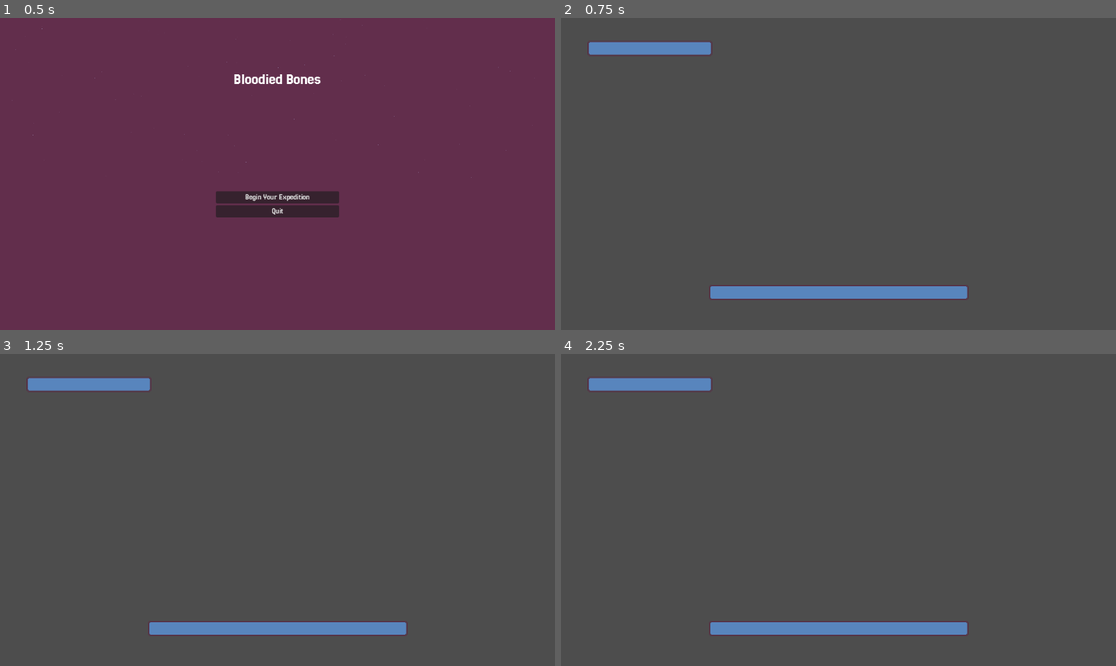
Above: before the commit, frames 1-4 (two rows, left to right).
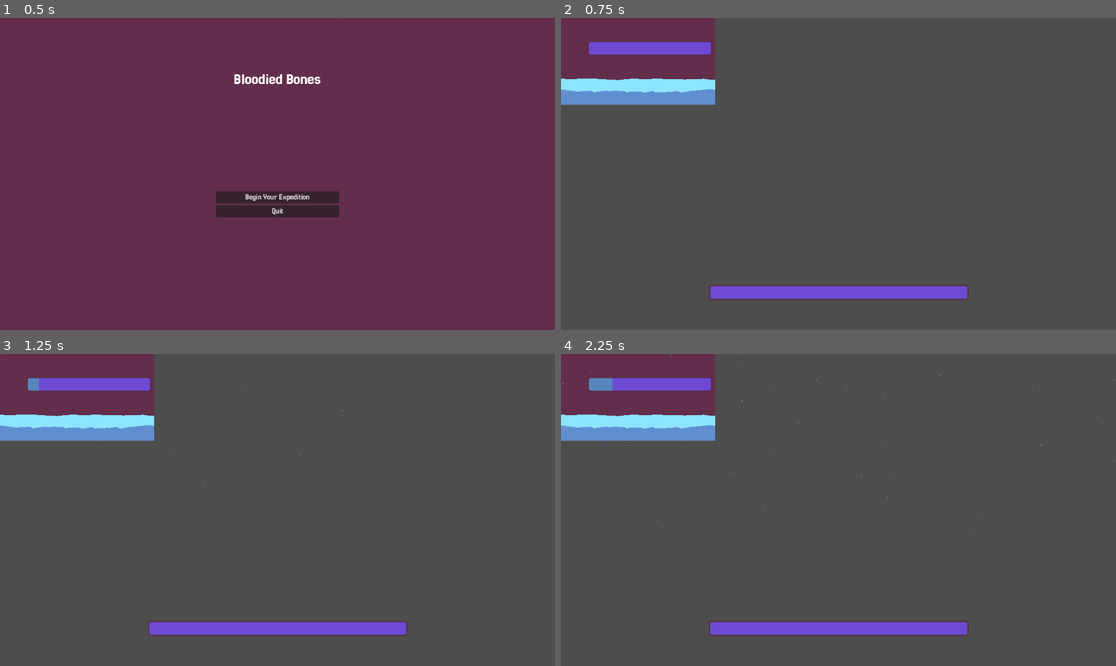
Above: after the commit, the same moments.

Repository: Mightysmallfry/BonesAndBullets
Game: Godot game, scene res://main_menu.tscn
Same seed, same stepped clock (60 frames per second), same inputs: the game is played once before the commit and once after it.
Inputs:
- Up to frame 1 (0.5 s): no input
- Up to frame 2 (0.75 s): click "Begin Your Expedition" at 0.5 s
- Up to frame 3 (1.25 s): no input
- Up to frame 4 (2.25 s): no input

Frame 1 is identical in both runs. In frame 2, 9.4% of the frame differs, in the area x 0-97%, y 0-90%; in frame 3, 9.3%; in frame 4, 9.2%.
Error before the commit: Invalid assignment of property or key 'wait_time' with value of type 'float' on a base object of type 'null instance'. (res://World/main.gd:21)

Commit message:
Bug Fixed and added an initial template for the player.

Diff:
--- a/Globals.gd
+++ b/Globals.gd
@@ -1,5 +1,4 @@
-extends Node
-
+extends Node2D
 
 @export var playerHealth: int = 100
 @export var startingBones: int = 319
@@ -11,11 +10,23 @@
 # When story event happens, pause the time until destination.
 @export var timeBetweenStoryEvents: float = 10
 
+@export var baseScreenSize: Vector2 = Vector2(1152, 648) # baseline to scale from
+@export var baseAmount: int = 1000  # particle amount at base resolution
+@export var baseScale: float = 1.0 # particle scale at base resolution
+
 var timerMaxTimes: Dictionary = { }
 
 # Called when the node enters the scene tree for the first time.
 func _ready() -> void:
 	pass # Replace with function body.
+
+func get_scale_factor() -> float:
+	var viewport_size: Vector2 = get_viewport_rect().size
+	var screenHeight: float = viewport_size.y
+	var screenWidth: float = viewport_size.x
+
+	return ((screenWidth * screenHeight) / (baseScreenSize.x * baseScreenSize.y))
+
 
 # Called every frame. 'delta' is the elapsed time since the previous frame.
 func _process(delta: float) -> void:
--- /dev/null
+++ b/Player/player.tscn
@@ -0,0 +1,164 @@
+[gd_scene load_steps=23 format=3 uid="uid://6j000qlyjlus"]
+
+[ext_resource type="Texture2D" uid="uid://bsr7r6hlxq6en" path="res://Player/knight.png" id="1_l8h54"]
+
+[sub_resource type="AtlasTexture" id="AtlasTexture_4ntmi"]
+atlas = ExtResource("1_l8h54")
+region = Rect2(0, 0, 32, 32)
+
+[sub_resource type="AtlasTexture" id="AtlasTexture_btcbx"]
+atlas = ExtResource("1_l8h54")
+region = Rect2(32, 0, 32, 32)
+
+[sub_resource type="AtlasTexture" id="AtlasTexture_gwnis"]
+atlas = ExtResource("1_l8h54")
+region = Rect2(64, 0, 32, 32)
+
+[sub_resource type="AtlasTexture" id="AtlasTexture_k53q1"]
+atlas = ExtResource("1_l8h54")
+region = Rect2(96, 0, 32, 32)
+
+[sub_resource type="AtlasTexture" id="AtlasTexture_fhl08"]
+atlas = ExtResource("1_l8h54")
+region = Rect2(0, 64, 32, 32)
+
+[sub_resource type="AtlasTexture" id="AtlasTexture_vtle1"]
+atlas = ExtResource("1_l8h54")
+region = Rect2(32, 64, 32, 32)
+
+[sub_resource type="AtlasTexture" id="AtlasTexture_od3ui"]
+atlas = ExtResource("1_l8h54")
+region = Rect2(64, 64, 32, 32)
+
+[sub_resource type="AtlasTexture" id="AtlasTexture_00tjw"]
+atlas = ExtResource("1_l8h54")
+region = Rect2(96, 64, 32, 32)
+
+[sub_resource type="AtlasTexture" id="AtlasTexture_x3vf3"]
+atlas = ExtResource("1_l8h54")
+region = Rect2(128, 64, 32, 32)
+
+[sub_resource type="AtlasTexture" id="AtlasTexture_apopc"]
+atlas = ExtResource("1_l8h54")
+region = Rect2(160, 64, 32, 32)
+
+[sub_resource type="AtlasTexture" id="AtlasTexture_5htga"]
+atlas = ExtResource("1_l8h54")
+region = Rect2(192, 64, 32, 32)
+
+[sub_resource type="AtlasTexture" id="AtlasTexture_p5o4e"]
+atlas = ExtResource("1_l8h54")
+region = Rect2(224, 64, 32, 32)
+
+[sub_resource type="AtlasTexture" id="AtlasTexture_gu6f8"]
+atlas = ExtResource("1_l8h54")
+region = Rect2(0, 96, 32, 32)
+
+[sub_resource type="AtlasTexture" id="AtlasTexture_dkpta"]
+atlas = ExtResource("1_l8h54")
+region = Rect2(32, 96, 32, 32)
+
+[sub_resource type="AtlasTexture" id="AtlasTexture_lfmf2"]
+atlas = ExtResource("1_l8h54")
+region = Rect2(64, 96, 32, 32)
+
+[sub_resource type="AtlasTexture" id="AtlasTexture_pisgm"]
+atlas = ExtResource("1_l8h54")
+region = Rect2(96, 96, 32, 32)
+
+[sub_resource type="AtlasTexture" id="AtlasTexture_b1ygp"]
+atlas = ExtResource("1_l8h54")
+region = Rect2(128, 96, 32, 32)
+
+[sub_resource type="AtlasTexture" id="AtlasTexture_o28un"]
+atlas = ExtResource("1_l8h54")
+region = Rect2(160, 96, 32, 32)
+
+[sub_resource type="AtlasTexture" id="AtlasTexture_n471f"]
+atlas = ExtResource("1_l8h54")
+region = Rect2(192, 96, 32, 32)
+
+[sub_resource type="AtlasTexture" id="AtlasTexture_7emwf"]
+atlas = ExtResource("1_l8h54")
+region = Rect2(224, 96, 32, 32)
+
+[sub_resource type="SpriteFrames" id="SpriteFrames_hshwv"]
+animations = [{
+"frames": [{
+"duration": 1.0,
+"texture": SubResource("AtlasTexture_4ntmi")
+}, {
+"duration": 1.0,
+"texture": SubResource("AtlasTexture_btcbx")
+}, {
+"duration": 1.0,
+"texture": SubResource("AtlasTexture_gwnis")
+}, {
+"duration": 1.0,
+"texture": SubResource("AtlasTexture_k53q1")
+}],
+"loop": true,
+"name": &"idle",
+"speed": 5.0
+}, {
+"frames": [{
+"duration": 1.0,
+"texture": SubResource("AtlasTexture_fhl08")
+}, {
+"duration": 1.0,
+"texture": SubResource("AtlasTexture_vtle1")
+}, {
+"duration": 1.0,
+"texture": SubResource("AtlasTexture_od3ui")
+}, {
+"duration": 1.0,
+"texture": SubResource("AtlasTexture_00tjw")
+}, {
+"duration": 1.0,
+"texture": SubResource("AtlasTexture_x3vf3")
+}, {
+"duration": 1.0,
+"texture": SubResource("AtlasTexture_apopc")
+}, {
+"duration": 1.0,
+"texture": SubResource("AtlasTexture_5htga")
+}, {
+"duration": 1.0,
+"texture": SubResource("AtlasTexture_p5o4e")
+}, {
+"duration": 1.0,
+"texture": SubResource("AtlasTexture_gu6f8")
+}, {
+"duration": 1.0,
+"texture": SubResource("AtlasTexture_dkpta")
+}, {
+"duration": 1.0,
+"texture": SubResource("AtlasTexture_lfmf2")
+}, {
+"duration": 1.0,
+"texture": SubResource("AtlasTexture_pisgm")
+}, {
+"duration": 1.0,
+"texture": SubResource("AtlasTexture_b1ygp")
+}, {
+"duration": 1.0,
+"texture": SubResource("AtlasTexture_o28un")
+}, {
+"duration": 1.0,
+"texture": SubResource("AtlasTexture_n471f")
+}, {
+"duration": 1.0,
+"texture": SubResource("AtlasTexture_7emwf")
+}],
+"loop": true,
+"name": &"running",
+"speed": 7.0
+}]
+
+[node name="Player" type="Node2D"]
+
+[node name="AnimatedSprite2D" type="AnimatedSprite2D" parent="."]
+sprite_frames = SubResource("SpriteFrames_hshwv")
+animation = &"running"
+frame = 11
+frame_progress = 0.118425205
--- a/SnowEffect.gd
+++ b/SnowEffect.gd
@@ -15,8 +15,6 @@
 		process_material = particleProcessMaterial
 
 	get_viewport().connect("size_changed", Callable(self, "_on_viewport_resized"))
-
-
 	update_particle_settings()
 
 func _on_viewport_resized() -> void:
@@ -27,6 +25,7 @@
 	var viewport_size: Vector2 = get_viewport_rect().size
 	var screenHeight: float = viewport_size.y
 	var screenWidth: float = viewport_size.x
+	var scaleFactor = Globals.get_scale_factor()
 
 	particleProcessMaterial.emission_shape = ParticleProcessMaterial.EMISSION_SHAPE_BOX
 	particleProcessMaterial.emission_box_extents = Vector3(screenWidth * 0.5, screenHeight * 0.5, 0.0)
@@ -36,7 +35,6 @@
 	var half_size: Vector2 = viewport_size * 0.5
 	visibility_rect = Rect2(-half_size, viewport_size)
 
-	var scaleFactor = ((screenWidth * screenHeight) / (baseScreenSize.x * baseScreenSize.y))
 	particleProcessMaterial.scale_min = baseScale * sqrt(scaleFactor)
 	particleProcessMaterial.scale_max = baseScale * sqrt(scaleFactor)
 
--- a/World/main.gd
+++ b/World/main.gd
@@ -1,8 +1,8 @@
 extends Node2D
 
 # Both timers must be started again if we want to have them run once more
-@onready var destinationTimer: Timer = get_node("StoryProgressionTimer")
-@onready var storyEventTimer: Timer = get_node("StoryEventTimer")
+@onready var destinationTimer: Timer = get_node("%StoryProgressionTimer")
+@onready var storyEventTimer: Timer = get_node("%StoryEventTimer")
 @onready var storyEventDisplay: Control = get_node("%StoryEventDisplay")
 
 
--- a/World/main.tscn
+++ b/World/main.tscn
@@ -1,8 +1,38 @@
-[gd_scene load_steps=4 format=3 uid="uid://bes2m1ih8wyfj"]
+[gd_scene load_steps=13 format=3 uid="uid://bes2m1ih8wyfj"]
 
 [ext_resource type="Script" uid="uid://b2u0b1aphoqw8" path="res://World/main.gd" id="1_njf5y"]
+[ext_resource type="Texture2D" uid="uid://b668crseuf56f" path="res://Assets/WorldWallpaper/GameJamBackground.png" id="2_8pwpp"]
 [ext_resource type="PackedScene" uid="uid://8mcs68hhsnug" path="res://StoryEvents/story_event_display.tscn" id="2_qf6be"]
 [ext_resource type="PackedScene" uid="uid://c5uncovgc3rkm" path="res://Assets/ProgressBars/timed_progress_bar.tscn" id="3_cwkwy"]
+[ext_resource type="Texture2D" uid="uid://bhpttfampob5" path="res://Assets/WorldWallpaper/GameJamForeground.png" id="3_xpxos"]
+[ext_resource type="Script" uid="uid://dy65ldlqe2cvl" path="res://SnowEffect.gd" id="4_d55jh"]
+
+[sub_resource type="CanvasItemMaterial" id="CanvasItemMaterial_h5rms"]
+blend_mode = 1
+
+[sub_resource type="Curve" id="Curve_8pwpp"]
+_data = [Vector2(0, 0.20621163), 0.0, 0.0, 0, 0, Vector2(0.16337523, 0.6841326), 2.0416834, 2.0416834, 0, 0, Vector2(0.49730703, 1), 0.0, 0.0, 0, 0, Vector2(0.83482945, 0.78575945), -1.6010544, -1.6010544, 0, 0, Vector2(1, 0.1869849), 0.0, 0.0, 0, 0]
+point_count = 5
+
+[sub_resource type="CurveTexture" id="CurveTexture_jix8l"]
+curve = SubResource("Curve_8pwpp")
+
+[sub_resource type="Gradient" id="Gradient_xpxos"]
+colors = PackedColorArray(1, 1, 1, 0.078431375, 1, 1, 1, 1)
+
+[sub_resource type="GradientTexture1D" id="GradientTexture1D_nlkkf"]
+gradient = SubResource("Gradient_xpxos")
+
+[sub_resource type="ParticleProcessMaterial" id="ParticleProcessMaterial_1hcjw"]
+particle_flag_disable_z = true
+emission_shape_offset = Vector3(0, -324, 0)
+emission_shape = 3
+emission_box_extents = Vector3(648, 1, 1)
+gravity = Vector3(0, 30, 0)
+scale_min = 0.19999999
+color = Color(0.54509807, 0.8980392, 1, 1)
+color_initial_ramp = SubResource("GradientTexture1D_nlkkf")
+alpha_curve = SubResource("CurveTexture_jix8l")
 
 [node name="Main" type="Node2D"]
 script = ExtResource("1_njf5y")
@@ -16,6 +46,20 @@
 [node name="StoryEventTimer" type="Timer" parent="Timers"]
 unique_name_in_owner = true
 one_shot = true
+
+[node name="Node2D" type="Node2D" parent="."]
+
+[node name="Parallax2D" type="Parallax2D" parent="Node2D"]
+
+[node name="Sprite2D" type="Sprite2D" parent="Node2D/Parallax2D"]
+position = Vector2(160, 90)
+texture = ExtResource("2_8pwpp")
+
+[node name="Parallax2D2" type="Parallax2D" parent="Node2D"]
+
+[node name="Sprite2D" type="Sprite2D" parent="Node2D/Parallax2D2"]
+position = Vector2(160, 90)
+texture = ExtResource("3_xpxos")
 
 [node name="UI" type="Node" parent="."]
 
@@ -45,4 +89,16 @@
 grow_vertical = 0
 timer = NodePath("../../Timers/StoryProgressionTimer")
 
+[node name="VFX" type="Node" parent="."]
+
+[node name="GPUParticles2D" type="GPUParticles2D" parent="VFX"]
+material = SubResource("CanvasItemMaterial_h5rms")
+position = Vector2(576, 320)
+amount = 1000
+lifetime = 7.0
+preprocess = 0.5
+visibility_rect = Rect2(-576, -324, 1152, 648)
+process_material = SubResource("ParticleProcessMaterial_1hcjw")
+script = ExtResource("4_d55jh")
+
 [connection signal="timeout" from="Timers/StoryEventTimer" to="." method="_on_story_event_timer_timeout"]
--- a/main_menu.tscn
+++ b/main_menu.tscn
@@ -90,9 +90,7 @@
 
 [node name="CanvasLayer" type="CanvasLayer" parent="."]
 
-[node name="Node2D" type="Node2D" parent="CanvasLayer"]
-
-[node name="GPUParticles2D" type="GPUParticles2D" parent="CanvasLayer/Node2D"]
+[node name="GPUParticles2D" type="GPUParticles2D" parent="CanvasLayer"]
 material = SubResource("CanvasItemMaterial_7vrkn")
 position = Vector2(576, 320)
 amount = 1000
Binary file added: Player/knight.png
Not shown, added: Player/knight.png.import
Not shown: 2 places in main_menu.tscn that only renumber resources
